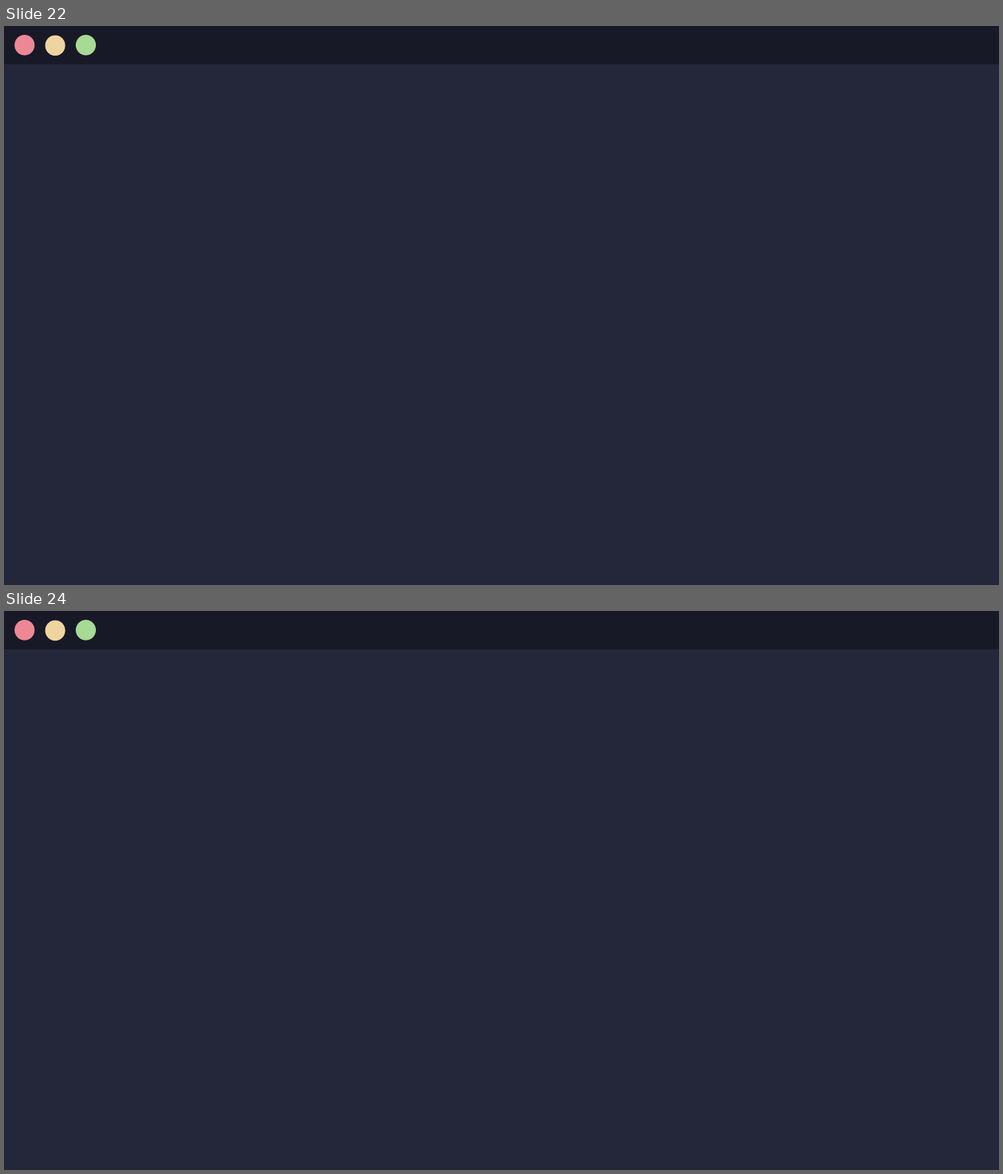
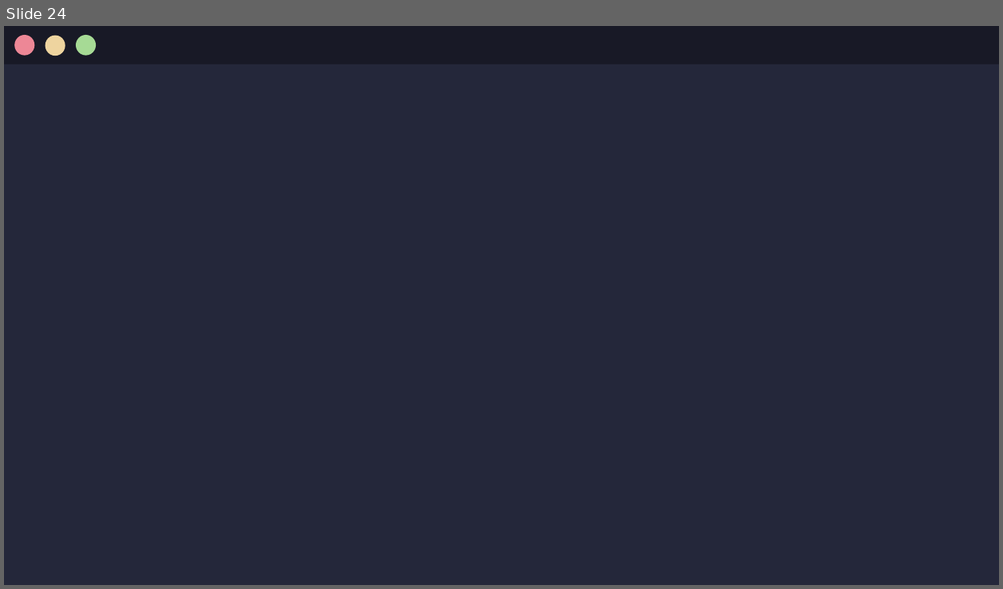
Before and after one commit to Jx-ls/custom-compiler, a slide deck: Compilers.pptx. Shown one above the other, each under a label of ours: slides 22 and 24 before the commit, slide 24 after it; the slides between them are not shown. The pictures are 1003x1174 and 1003x589 pixels, drawn with LibreOffice and Linux fonts; fonts in the diff are those of the drawing. Boxes give left, top, right and bottom in pixels: in the first picture for what was removed or moved away, otherwise in the second. Text is boxed around its words. In the diff, an @@ line names an element or a change of style, - is before the commit and + after.

```diff
--- a/Compilers.pptx
+++ b/Compilers.pptx
@@ slide 24 removed at (4, 611, 999, 1170), background #24273A @@
@@ rectangle removed at (4, 611, 999, 649) @@
@@ ellipse removed at (14, 620, 34, 640) @@
@@ ellipse removed at (45, 620, 65, 640) @@
@@ ellipse removed at (76, 620, 96, 640) @@
@@ what was slide 22 is now slide 24 @@
```
Also in this commit, not shown: 2 slides changed, 1 slide added, 1 other slide removed.
